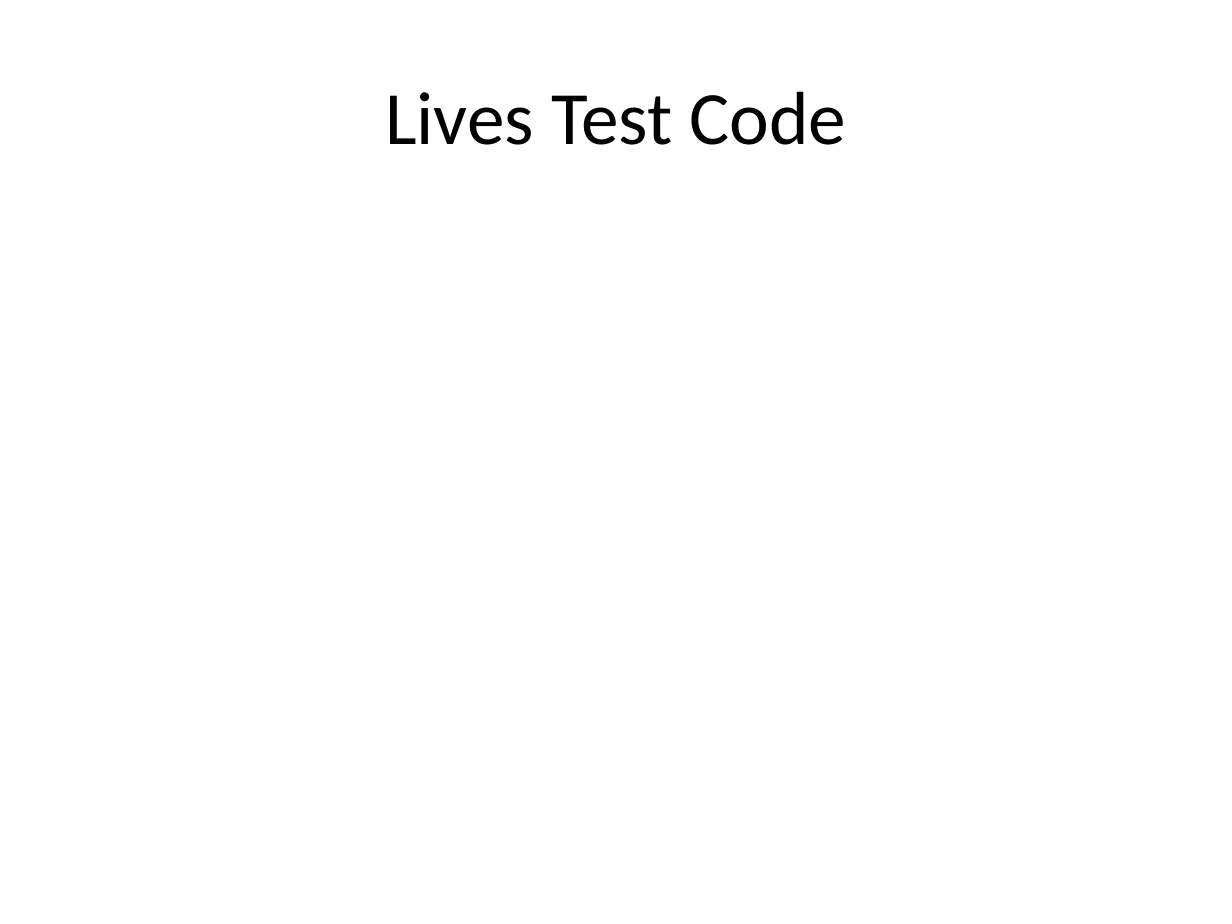
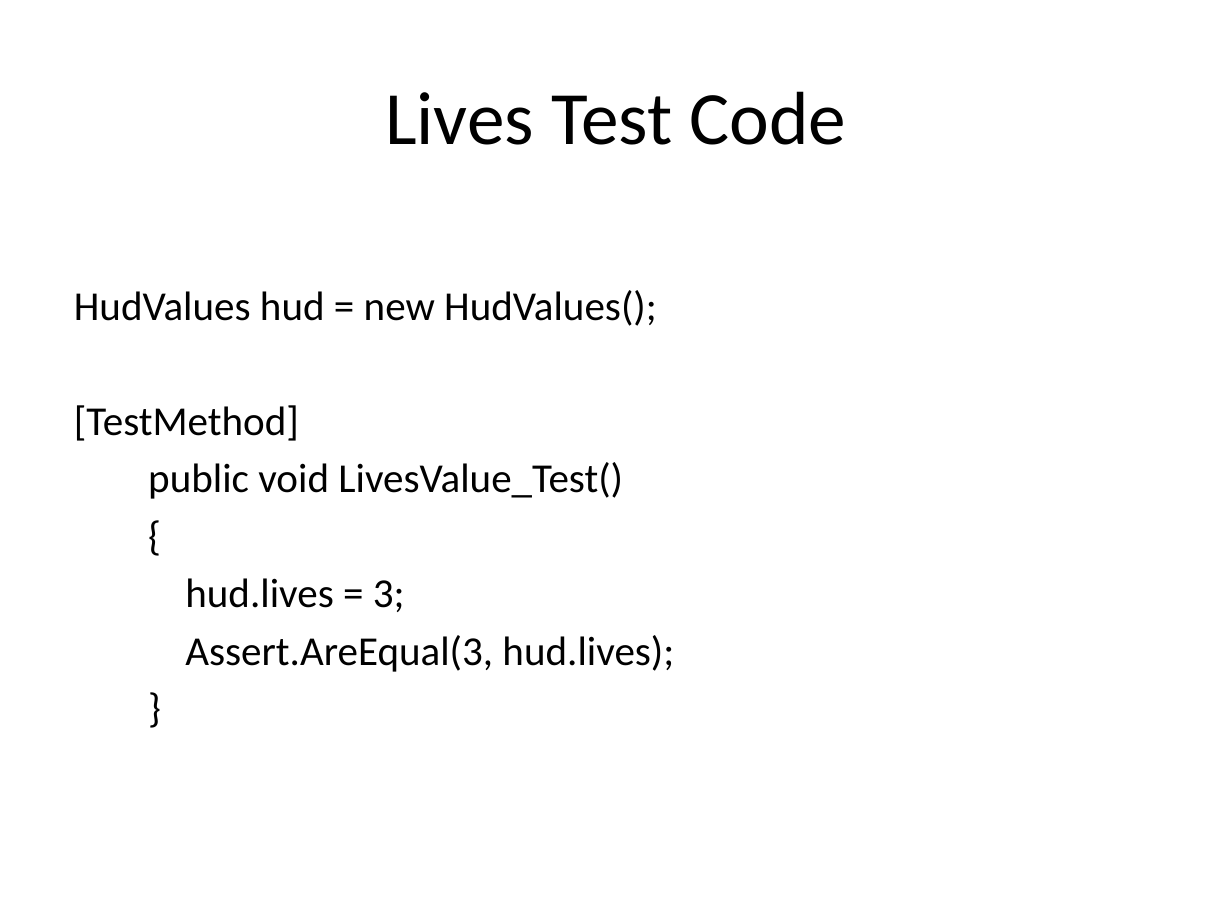
Before and after one commit to csce3513/Team15, a slide deck: slide 7 of Project Starfighter 1.2.pptx. Drawn at 1232x924 pixels with LibreOffice and Linux fonts; fonts in the diff are those of the drawing; background and template pictures are left out. Boxes give left, top, right and bottom in pixels: in the first picture for what was removed or moved away, otherwise in the second. Text is boxed around its words. In the diff, an @@ line names an element or a change of style, - is before the commit and + after.

```diff
--- a/Project Starfighter 1.2.pptx
+++ b/Project Starfighter 1.2.pptx
@@ text added at [74, 290, 674, 672], 24 pt, text #000000 @@
+HudValues hud = new HudValues();
+[TestMethod]
+public void LivesValue_Test()
+{
+hud.lives = 3;
+Assert.AreEqual(3, hud.lives);
+}
```
Also in this commit, not shown: 1 other slide changed, 1 slide added, 2 slides removed.
